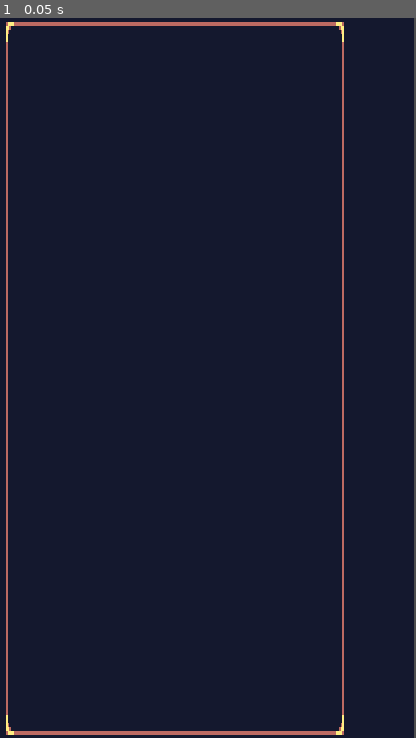
Above: before the commit, frame 1.
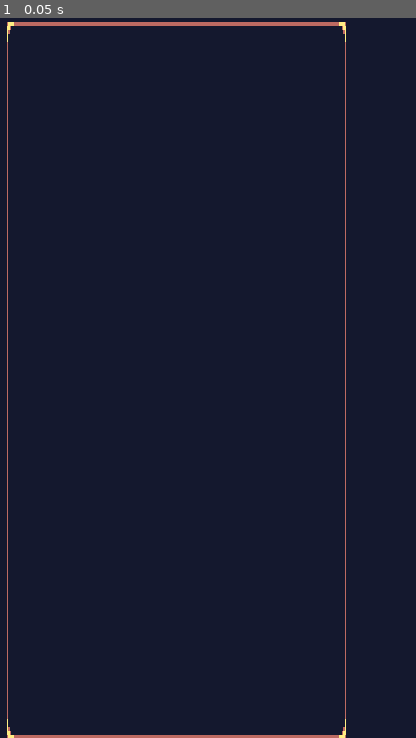
Above: after the commit, the same moment.

Repository: Treexle/basic-godot
Game: Godot game, scene res://scenes/world.tscn
The game is run twice, just before and just after one commit, with the same random seed, the same clock (stepped at 60 frames per second) and the same inputs.
Inputs:
- Up to frame 1 (0.05 s): no input

The runs differ from the first frame. In frame 1, 2.2% of the frame differs, in the area x 1-100%, y 0-100%.

Commit message:
adding base platform

Diff:
--- a/scenes/world.tscn
+++ b/scenes/world.tscn
@@ -1,10 +1,35 @@
-[gd_scene load_steps=2 format=3 uid="uid://b5bboyss2l5d4"]
+[gd_scene load_steps=4 format=3 uid="uid://b5bboyss2l5d4"]
 
 [ext_resource type="Texture2D" uid="uid://b40ykwmg7qc6g" path="res://assets/background.png" id="1_nnsk1"]
+
+[sub_resource type="RectangleShape2D" id="RectangleShape2D_nnsk1"]
+size = Vector2(81, 755)
+
+[sub_resource type="RectangleShape2D" id="RectangleShape2D_rwgxs"]
+size = Vector2(622.75, 80.25)
 
 [node name="world" type="Node2D"]
 
 [node name="Sprite2D" type="Sprite2D" parent="."]
-scale = Vector2(1.49375, 4.00556)
+scale = Vector2(1.50312, 4.02778)
 texture = ExtResource("1_nnsk1")
 centered = false
+metadata/_edit_lock_ = true
+
+[node name="walls" type="StaticBody2D" parent="."]
+
+[node name="CollisionShape2D" type="CollisionShape2D" parent="walls"]
+position = Vector2(30.5, 367.5)
+shape = SubResource("RectangleShape2D_nnsk1")
+
+[node name="CollisionShape2D2" type="CollisionShape2D" parent="walls"]
+position = Vector2(451, 368)
+shape = SubResource("RectangleShape2D_nnsk1")
+
+[node name="CollisionShape2D3" type="CollisionShape2D" parent="walls"]
+position = Vector2(230, -34)
+shape = SubResource("RectangleShape2D_rwgxs")
+
+[node name="CollisionShape2D4" type="CollisionShape2D" parent="walls"]
+position = Vector2(241, 757)
+shape = SubResource("RectangleShape2D_rwgxs")
